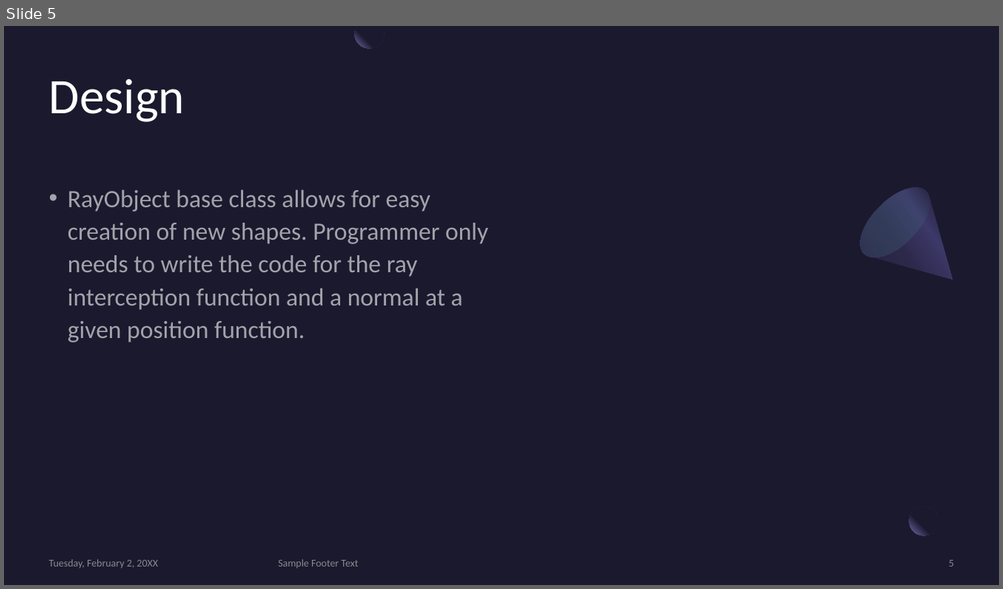
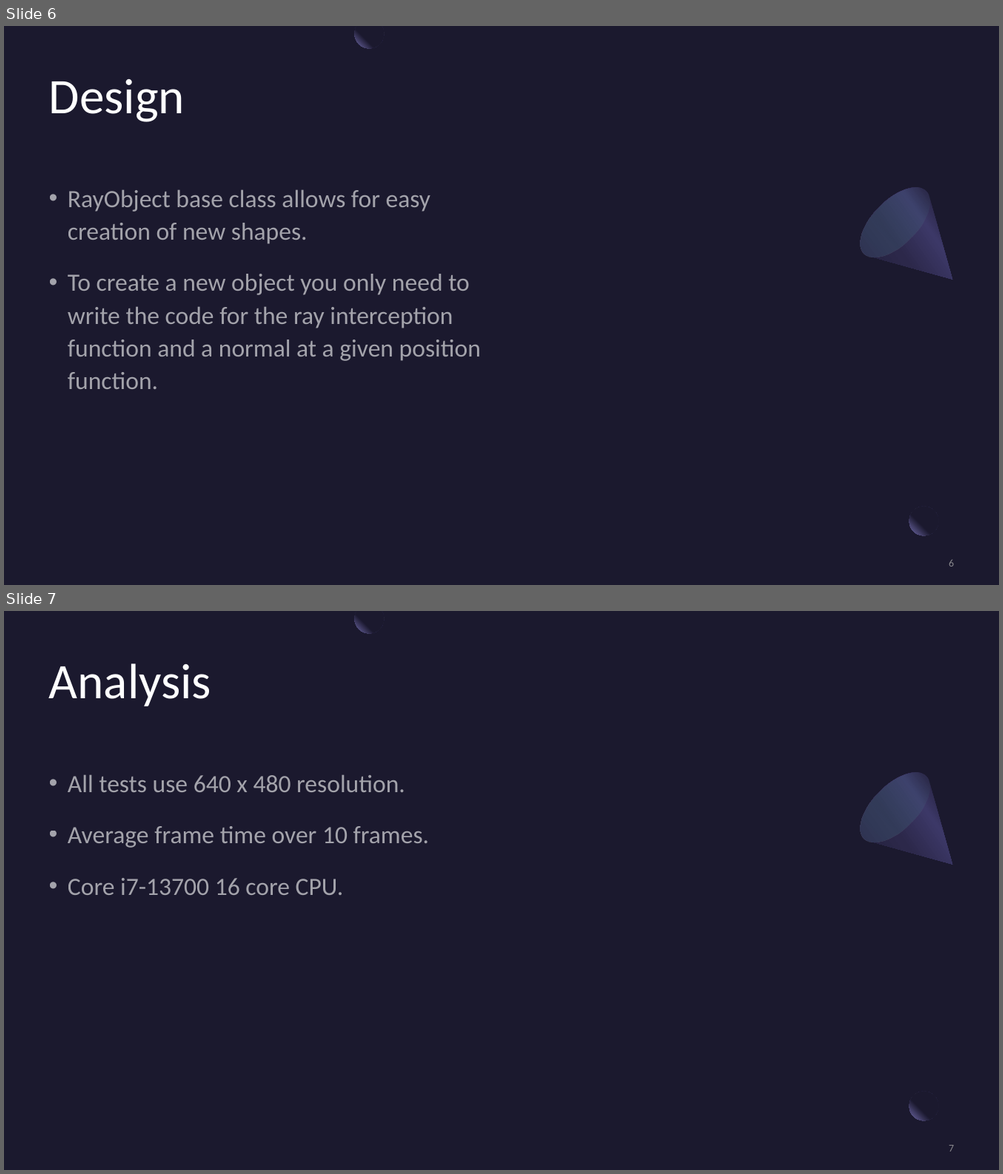
Before and after one commit to jtothec67/Ray-tracer, a slide deck: Presentation Title.pptx. Shown one above the other, each under a label of ours: slide 5 before the commit, slides 6 and 7 after it. The pictures are 1003x589 and 1003x1174 pixels, drawn with LibreOffice and Linux fonts; fonts in the diff are those of the drawing. Boxes give left, top, right and bottom in pixels: in the first picture for what was removed or moved away, otherwise in the second. Text is boxed around its words. In the diff, an @@ line names an element or a change of style, - is before the commit and + after.

```diff
--- a/Presentation Title.pptx
+++ b/Presentation Title.pptx
@@ slide 7 added at <box>4,611,999,1170</box>, background #1B192E; not listed: 2 template elements that a slide beside it also shows @@
@@ freeform shape added at <box>355,611,384,633</box>, fill gradient #1B192E to #7771B2 @@
@@ title added at <box>49,664,211,706</box>, 48 pt, text #FFFFFF @@
+Analysis
@@ freeform shape added at <box>848,760,983,896</box>, fill gradient #2C284A to #3C3867 to #1B192E @@
@@ ellipse added at <box>848,760,942,854</box>, fill gradient #454075 to #5BEFC1 @@
@@ text added at <box>68,775,430,895</box>, 24 pt, text #FFFFFF at 60% opacity @@
+• All tests use 640 x 480 resolution.
+• Average frame time over 10 frames.
+• Core i7-13700 16 core CPU.
@@ page number added at <box>948,1145,953,1152</box>, 10 pt, text #A6A6A6 at 80% opacity @@
+7
@@ what was slide 5 is now slide 6 @@
@@ slide 6 changed as well @@
@@ text at <box>68,190,481,389</box>: text changed @@
-• RayObject base class allows for easy creation of new shapes. Programmer only needs to write the code for the ray interception function and a normal at a given position function.
+• RayObject base class allows for easy creation of new shapes.
+• To create a new object you only need to write the code for the ray interception function and a normal at a given position function.
@@ text removed at <box>49,560,158,568</box> @@
-Tuesday, February 2, 20XX
@@ text removed at <box>278,560,358,568</box> @@
-Sample Footer Text
@@ page number at <box>948,560,953,567</box>: text changed @@
-5
+6
```
Also in this commit, not shown: 8 other slides changed, 9 other slides added, 2 slides removed, 2 other files.
